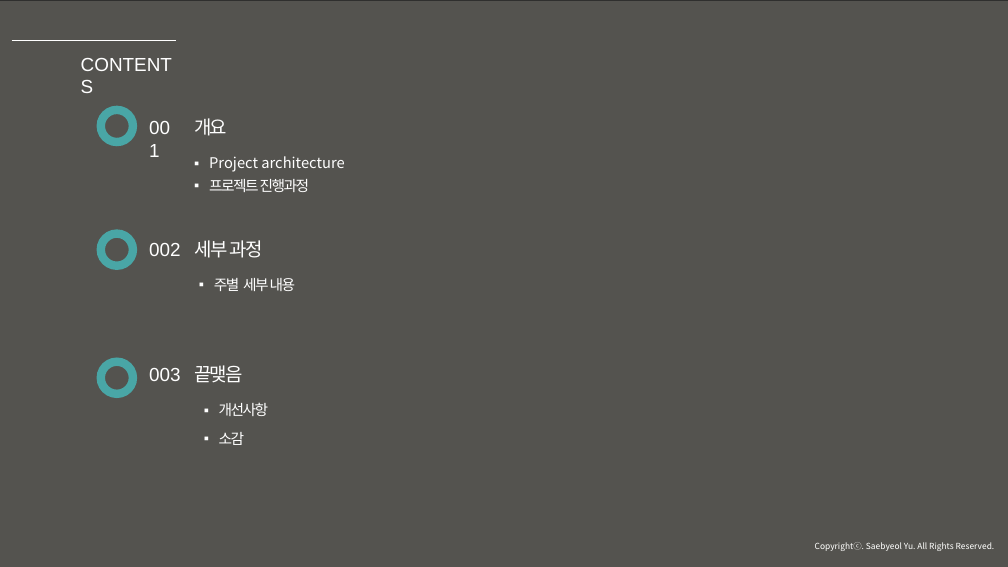
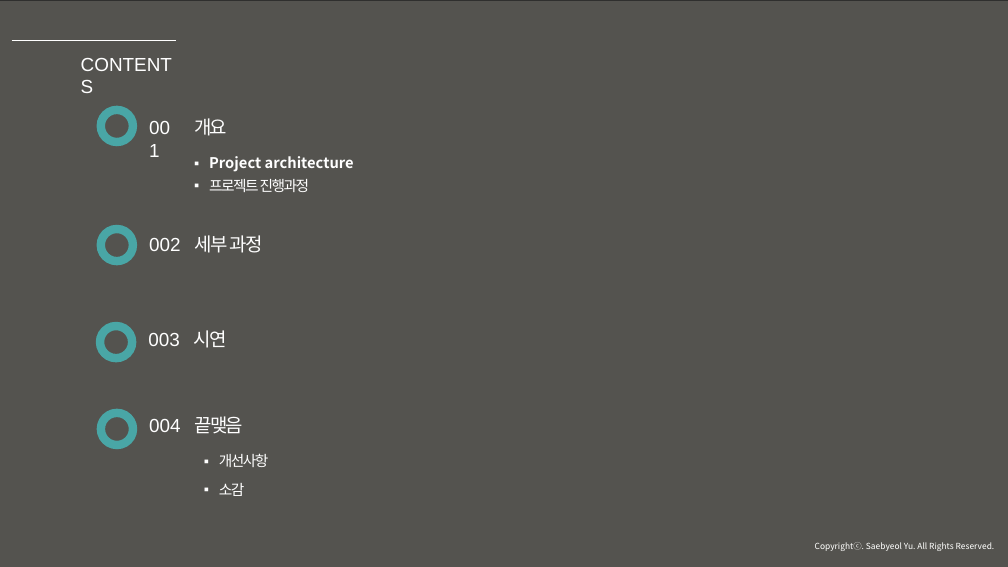
Before and after one commit to JuJinPark/interproject-process, a slide deck: slide 2 of 발표/internProject(20191015).pptx. Drawn at 1008x567 pixels with LibreOffice and Linux fonts; fonts in the diff are those of the drawing; background and template pictures are left out; a plain dark background stands for a picture behind light text. Boxes give left, top, right and bottom in pixels: in the first picture for what was removed or moved away, otherwise in the second. Text is boxed around its words. In the diff, an @@ line names an element or a change of style, - is before the commit and + after.

Commit message:
ppt fixed

```diff
--- a/발표/internProject(20191015).pptx
+++ b/발표/internProject(20191015).pptx
@@ text at (209, 156, 354, 172): bold on in "Project architecture" @@
@@ 2 texts, 1 ellipse: place and size @@
-2 texts, 1 ellipse at (101, 234, 263, 266)
+2 texts, 1 ellipse at (101, 229, 263, 262)
@@ text removed at (214, 278, 296, 291) @@
-▪ 주별 세부 내용
@@ ellipse added at (100, 326, 132, 358), outline #49A6A6 8 pt @@
@@ text "003": place and size @@
-text "003" at (149, 368, 181, 381)
+text "003" at (148, 333, 180, 346)
@@ text added at (193, 330, 226, 348), 18 pt, text #FFFFFF @@
+시연
@@ 3 texts, 1 ellipse: place and size @@
-3 texts, 1 ellipse at (101, 361, 268, 445)
+3 texts, 1 ellipse at (101, 413, 268, 496)
@@ text added at (149, 419, 181, 432), 18 pt, text #FFFFFF @@
+004
```
Also in this commit, not shown: 11 other slides changed, 4 slides added, 1 slide removed.
